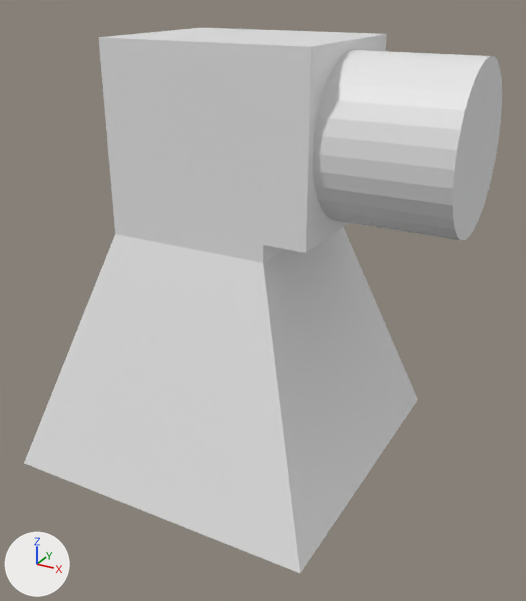
Renders of the Blender file Labyrinth/Assets/Models/Kanon_versie_1.blend from each side of a commit.
Camera for both pictures: a camera (50 mm lens) standing at (2.26, -3.69, 2.88) and looking at (0.27, -0.09, 1.07). The lights are fixed; the arrows at lower left show +X, +Y and +Z.
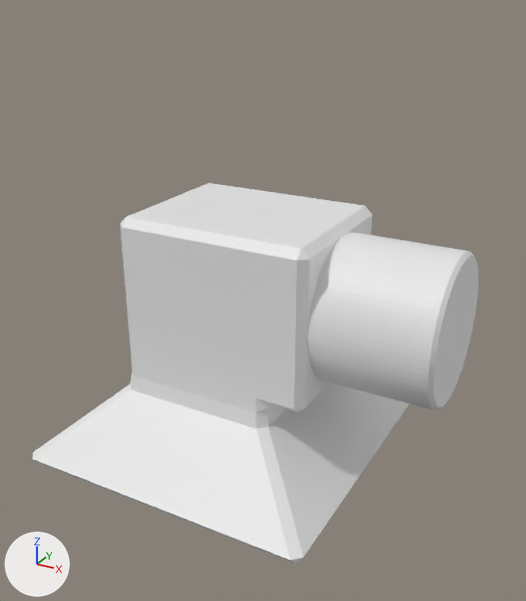
Changed parts and their boxes (x1, y1, x2, y2) in the pictures (526 x 601 px):
'Cube', reshaped (13% wider, 30% shorter): before (24, 28, 418, 573); after (33, 183, 479, 564)
'Cylinder', deleted: before (313, 50, 502, 240)

Patch to the scene script:
```diff
--- a/Labyrinth/Assets/Models/Kanon_versie_1.blend.py
+++ b/Labyrinth/Assets/Models/Kanon_versie_1.blend.py
@@ me_cube_001 @@
 # used by ob_cube; location = (0.0, 0.0, 0.0)
-me_cube_001.from_pydata(...)  # 20 vertices, 18 faces; spans x -1.0..1.0, y -1.0..1.0, z 0.0..2.6
+me_cube_001.from_pydata(...)  # 264 vertices, 268 faces; spans x -0.98..1.45, y -0.98..0.98, z 0.0..1.6
+# me_cube_001 part 1: the whole mesh is rebuilt
@@ ob_cylinder @@
-ob_cylinder = bpy.data.objects.new('Cylinder', me_cylinder_001)
-ob_cylinder.location = (1.0, 0.0, 2.1)
-ob_cylinder.rotation_euler = (0.0, 1.571, 0.0)  # degrees (0, 90, 0)
-ob_cylinder.scale = (0.45, 0.45, 0.45)
```
